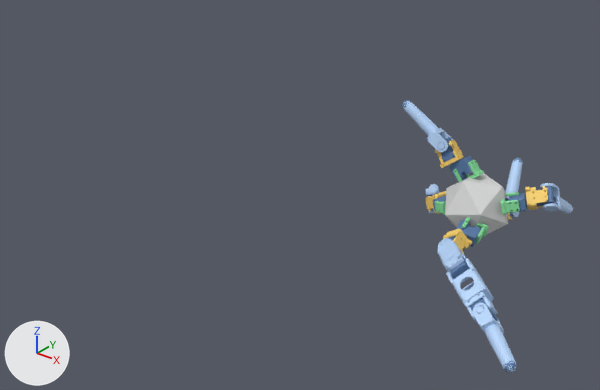
What one commit did to the glTF model models/g0_42222_1_fab.glb.
Before and after are seen from a 50 mm lens placed at (0.951, -4.057, 0.905), pointed at (-0.119, -2.72, 0.076). Lighting does not change. The marker at lower left points along +X, +Y and +Z. The older version comes first. Both versions are drawn at frame 470 of the action 'flat'; the numbers are the values there.

Objects in the first picture: 'geom_0', 'geom_link_vis_0_1', 'geom_link_vis_0_2', 'geom_link_vis_0_3', 'geom_link_vis_2_1' and 20 more.
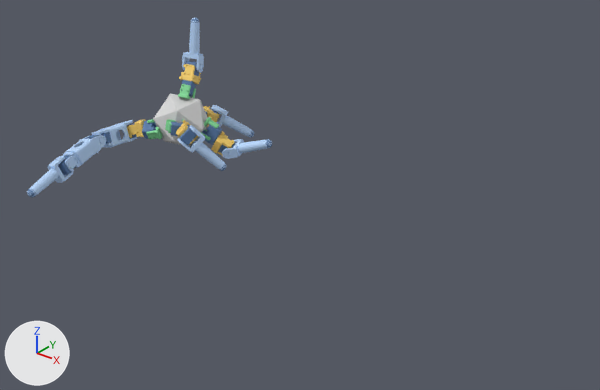
Not drawn themselves, but carrying or shaping drawn objects: ob_body, ob_leg_0, ob_seg_0_1, ob_seg_0_2, ob_seg_0_3, ob_leg_1, ob_seg_1_1, ob_leg_2, ob_seg_2_1, ob_leg_3, ob_seg_3_1, ob_leg_4, ob_seg_4_1.

What differs and where, as boxes (x1, y1, x2, y2) in the pictures (600 x 390 px):
'geom_0', moved, turned
    before: (445, 173, 508, 234)
    after: (154, 93, 208, 146)
'geom_link_vis_0_2', moved, turned
    before: (446, 258, 498, 323)
    after: (63, 135, 106, 171)
'geom_link_vis_0_3', moved, turned
    before: (473, 303, 517, 373)
    after: (27, 156, 74, 197)
'geom_link_vis_2_1', moved, turned
    before: (403, 101, 453, 152)
    after: (182, 18, 204, 73)
'geom_link_vis_0_1', moved, turned
    before: (438, 238, 468, 282)
    after: (92, 120, 137, 148)
'geom_link_vis_4_1', moved, turned
    before: (540, 183, 573, 214)
    after: (177, 125, 226, 170)
'geom_link_vis_3_1', moved, turned
    before: (506, 159, 523, 217)
    after: (222, 139, 272, 159)
'geom_link_vis_1_1', moved, turned
    before: (426, 184, 439, 213)
    after: (211, 105, 254, 137)
'geom_link_vis_4_0', moved, turned
    before: (525, 186, 548, 210)
    after: (176, 120, 198, 145)
'geom_link_vis_0_0', moved, turned
    before: (443, 229, 472, 254)
    after: (127, 119, 146, 138)
'geom_link_vis_2_0', moved, turned
    before: (435, 140, 463, 168)
    after: (179, 64, 201, 84)
'geom_motor_vis_0_0', moved, turned
    before: (455, 220, 481, 247)
    after: (142, 120, 156, 139)
'geom_rootmount_2', moved, turned
    before: (453, 160, 484, 182)
    after: (178, 84, 196, 99)
'geom_motor_vis_2_0', moved, turned
    before: (449, 156, 473, 179)
    after: (182, 80, 196, 97)
'geom_rootmount_4', moved, turned
    before: (501, 192, 520, 215)
    after: (165, 119, 183, 133)
'geom_rootmount_0', moved, turned
    before: (462, 217, 489, 244)
    after: (146, 119, 162, 139)
'geom_motor_vis_4_1', moved, turned
    before: (534, 186, 554, 206)
    after: (180, 125, 197, 145)
'geom_link_vis_1_0', moved, turned
    before: (426, 191, 446, 214)
    after: (203, 106, 220, 127)
'geom_motor_vis_4_0', moved, turned
    before: (508, 193, 527, 212)
    after: (171, 122, 183, 136)
'geom_motor_vis_0_2', moved, turned
    before: (450, 256, 470, 279)
    after: (88, 132, 111, 144)
'geom_link_vis_3_0', moved, turned (mostly hidden before)
    before: (508, 213, 512, 220)
    after: (211, 131, 234, 156)
'geom_motor_vis_2_1', moved, turned
    before: (440, 137, 455, 162)
    after: (184, 61, 200, 77)
'geom_motor_vis_0_3', moved, turned
    before: (470, 298, 498, 321)
    after: (58, 156, 76, 175)
'geom_motor_vis_3_0', moved, turned (not visible before)
    after: (204, 125, 222, 145)
'geom_foot_vis_0', moved, turned
    before: (503, 361, 517, 373)
    after: (27, 189, 36, 197)
'geom_rootmount_1', moved, turned (not visible afterwards)
    before: (434, 201, 446, 215)
'geom_rootmount_3', moved, turned (not visible before)
    after: (201, 117, 219, 140)
'geom_motor_vis_1_0', moved, turned (not visible afterwards)
    before: (433, 195, 446, 212)
'geom_motor_vis_3_1', moved, turned (not visible before)
    after: (218, 143, 235, 153)
'geom_foot_vis_3', moved, turned
    before: (514, 158, 523, 162)
    after: (266, 139, 272, 148)
'geom_foot_vis_2', moved, turned
    before: (402, 100, 411, 108)
    after: (192, 18, 200, 23)
'geom_motor_vis_0_1', moved, turned
    before: (449, 236, 464, 249)
    after: (126, 123, 137, 138)
'geom_motor_vis_1_1', moved, turned
    before: (425, 193, 438, 210)
    after: (209, 108, 220, 114)
'geom_foot_vis_4', moved, turned (not visible before)
    after: (220, 165, 226, 171)
'geom_foot_vis_1', moved, turned (not visible before)
    after: (249, 131, 254, 138)
'geom_joint_vis_2_0', moved, turned (not visible afterwards)
    before: (461, 176, 467, 181)

The edits, one by one:
Object 'body' (ob_body) moves from (0.229, -0.084, -2.532) to (-0.636, -0.0959, -2.59).
Object 'body' (ob_body) turns from (176, -1.9, -17) to (158, 58, -16) degrees about x, y and z.
Object 'leg_0' (ob_leg_0) moves from (0.237, -0.0668, -2.593) to (-0.688, -0.0828, -2.623).
Object 'leg_0' (ob_leg_0) turns from (87, 17, -125) to (32, -1.9, -105) degrees about x, y and z.
Object 'seg_0_1' (ob_seg_0_1) moves from (0.247, -0.0428, -2.678) to (-0.762, -0.0645, -2.67).
Object 'seg_0_1' (ob_seg_0_1) turns from (126, 17, -125) to (91, -1.9, -105) degrees about x, y and z.
Object 'seg_0_2' (ob_seg_0_2) moves from (0.321, -0.06, -2.771) to (-0.761, -0.069, -2.79).
Object 'seg_0_2' (ob_seg_0_2) turns from (46, 34, 133) to (74, 0.9, 165) degrees about x, y and z.
Object 'seg_0_3' (ob_seg_0_3) moves from (0.415, -0.0381, -2.843) to (-0.751, -0.0385, -2.905).
Object 'seg_0_3' (ob_seg_0_3) turns from (-50, 145, 72) to (98, 16, -105) degrees about x, y and z.
Object 'leg_1' (ob_leg_1) moves from (0.173, -0.0647, -2.512) to (-0.646, -0.084, -2.529).
Object 'leg_1' (ob_leg_1) turns from (-19, -4.4, -107) to (-86, -14, -66) degrees about x, y and z.
Object 'seg_1_1' (ob_seg_1_1) moves from (0.0928, -0.0376, -2.483) to (-0.661, -0.0675, -2.442).
Object 'seg_1_1' (ob_seg_1_1) turns from (-59, -4.4, -107) to (-151, -14, -66) degrees about x, y and z.
Object 'leg_2' (ob_leg_2) moves from (0.19, -0.134, -2.529) to (-0.644, -0.151, -2.559).
Object 'leg_2' (ob_leg_2) turns from (10, -108, -48) to (-30, -14, 0.3) degrees about x, y and z.
Object 'seg_2_1' (ob_seg_2_1) moves from (0.135, -0.203, -2.525) to (-0.654, -0.228, -2.515).
Object 'seg_2_1' (ob_seg_2_1) turns from (-7.4, -108, -48) to (-8.6, -14, 0.2) degrees about x, y and z.
Object 'leg_3' (ob_leg_3) moves from (0.236, -0.058, -2.475) to (-0.586, -0.0646, -2.566).
Object 'leg_3' (ob_leg_3) turns from (-115, -0.4, -14) to (-97, 67, 25) degrees about x, y and z.
Object 'seg_3_1' (ob_seg_3_1) moves from (0.244, -0.0216, -2.394) to (-0.516, -0.0208, -2.532).
Object 'seg_3_1' (ob_seg_3_1) turns from (-39, -0.4, -14) to (-49, 67, 25) degrees about x, y and z.
Object 'leg_4' (ob_leg_4) moves from (0.286, -0.1, -2.508) to (-0.586, -0.101, -2.63).
Object 'leg_4' (ob_leg_4) turns from (-27, 30, 60) to (51, 36, 120) degrees about x, y and z.
Object 'seg_4_1' (ob_seg_4_1) moves from (0.365, -0.122, -2.473) to (-0.517, -0.108, -2.685).
Object 'seg_4_1' (ob_seg_4_1) turns from (-101, 30, 60) to (-37, 36, 120) degrees about x, y and z.
